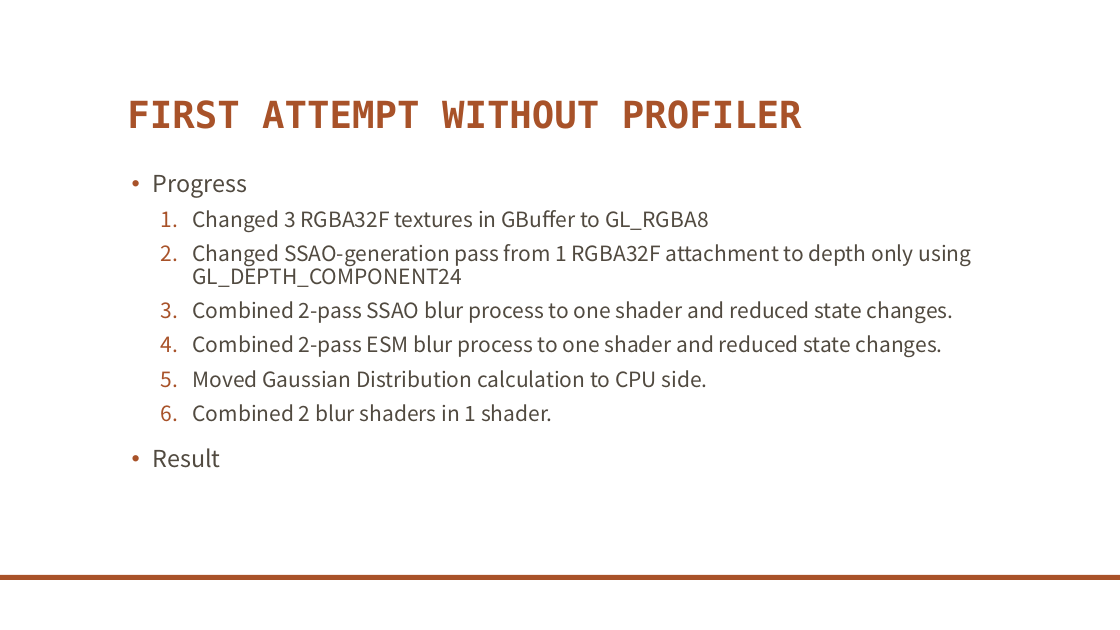
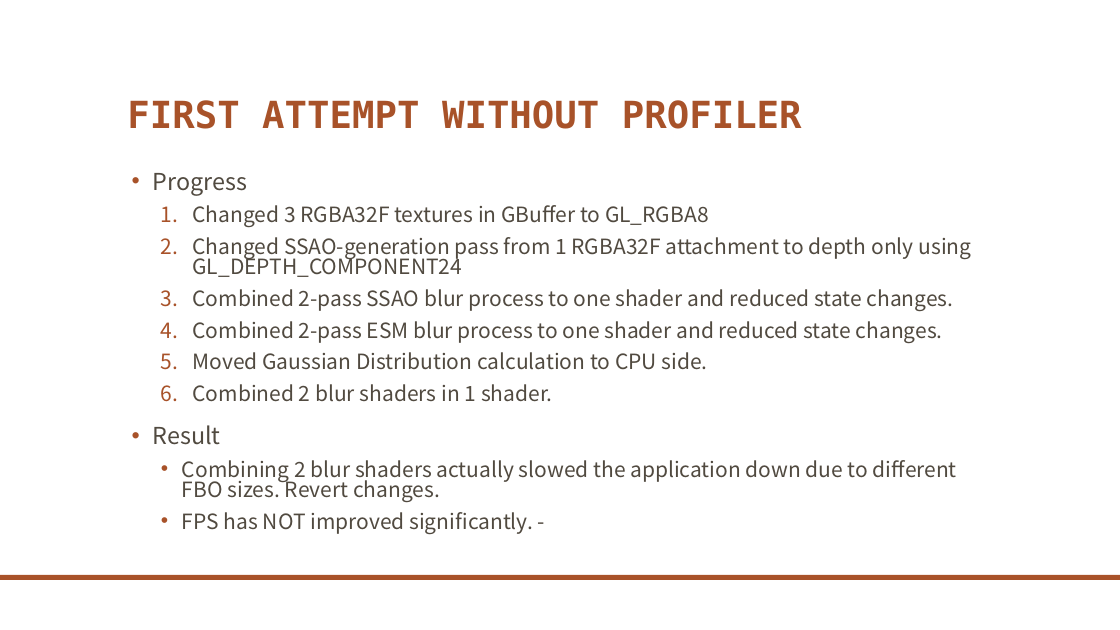
Before and after one commit to levey-lee/GraphicsEngine, a slide deck: slide 6 of DiamondGraphicsEngine/OptimizationReport.pptx. Drawn at 1120x630 pixels with LibreOffice and Linux fonts; fonts in the diff are those of the drawing; background and template pictures are left out. Boxes give left, top, right and bottom in pixels: in the first picture for what was removed or moved away, otherwise in the second. Text is boxed around its words. In the diff, an @@ line names an element or a change of style, - is before the commit and + after.

```diff
--- a/DiamondGraphicsEngine/OptimizationReport.pptx
+++ b/DiamondGraphicsEngine/OptimizationReport.pptx
@@ text at bbox=[153, 173, 971, 445]: line spacing 0.9 to 0.8 @@
@@ text at bbox=[182, 460, 957, 534]: paragraphs added @@
+  • Combining 2 blur shaders actually slowed the application down due to different FBO sizes. Revert changes.
+  • FPS has NOT improved significantly. -
```
Also in this commit, not shown: 7 other files.
